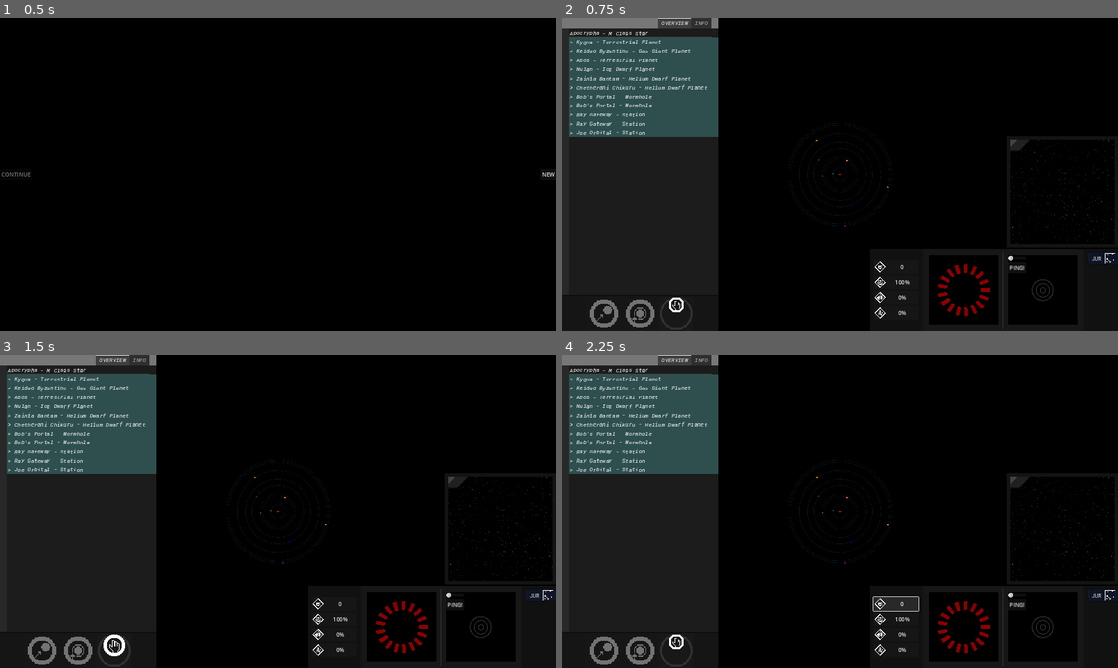
Above: before the commit, frames 1-4 (two rows, left to right).
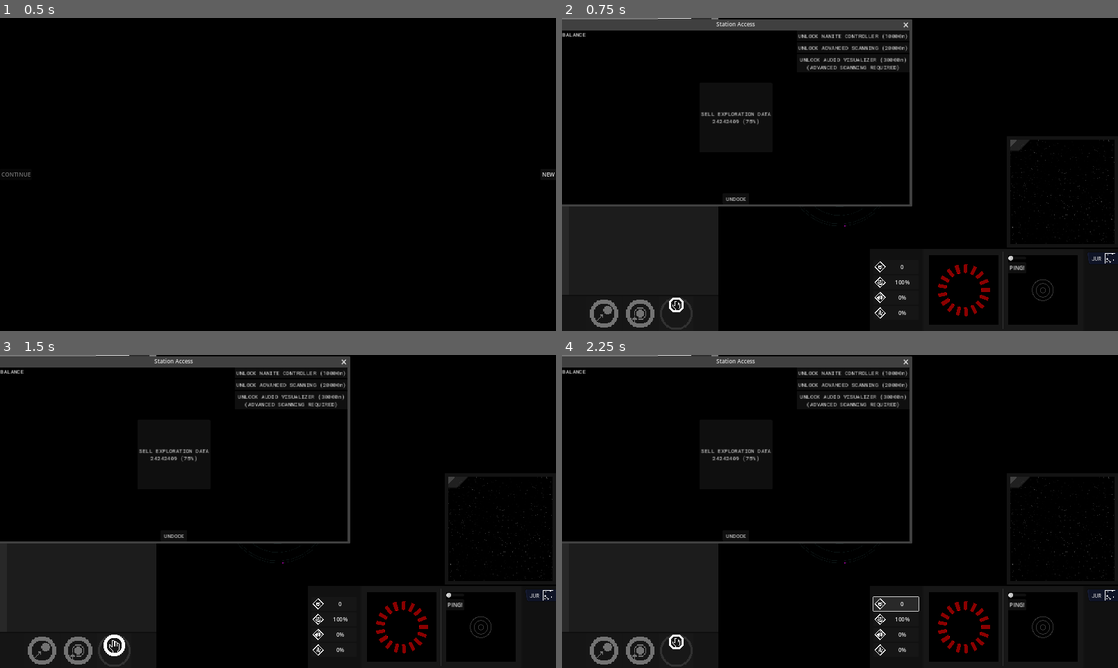
Above: after the commit, the same moments.

Repository: KermitGodFrog/Stellar-Cartography
Game: Godot game, scene res://Scenes/Game Master/gameMaster.tscn
Two runs of this game, one before a commit and one after it. Both use one fixed random seed, a clock stepped at 60 frames per second and the inputs below. Sound files missing from this copy of the repository are replaced by a short silence.
Inputs (mouse positions are in pixels of both pictures, inside the frame that each line leads up to):
- Up to frame 1 (0.5 s): no input
- Up to frame 2 (0.75 s): click "NEW" at 0.5 s
- Up to frame 3 (1.5 s): click (116, 649) at 1.25 s
- Up to frame 4 (2.25 s): click "0" at 2 s

Frame 1 is identical in both runs. In frame 2, 19% of the frame differs, in the area x 0-63%, y 0-61%; in frame 3, 19%; in frame 4, 19%.

Commit message:
Groundwork for the nanite controller upgrade. Can now unlock in stations but does not do anything yet.

Diff:
--- a/Data/playerAPI.gd
+++ b/Data/playerAPI.gd
@@ -32,7 +32,7 @@
 @export var hull_stress: int = 0
 @export var morale: int = 100
 
-enum UPGRADE_ID {ADVANCED_SCANNING, AUDIO_VISUALIZER}
+enum UPGRADE_ID {ADVANCED_SCANNING, AUDIO_VISUALIZER, NANITE_CONTROLLER}
 @export var unlocked_upgrades: Array[UPGRADE_ID] = []
 
 @export var saved_audio_profiles: Array[audioProfileHelper] = []
--- a/Scenes/Station UI/station_ui.gd
+++ b/Scenes/Station UI/station_ui.gd
@@ -20,8 +20,9 @@
 @onready var observed_bodies_list = $save_audio_profiles_control/margin/panel/panel_margin/save_audio_profiles_scroll/observed_bodies_list
 @onready var storage_progress_bar = $save_audio_profiles_control/margin/panel/panel_margin/save_audio_profiles_scroll/storage_progress_bar
 #upgrade buttons
-@onready var unlock_advanced_scanning_button = $upgrade_container/unlock_advanced_scanning_button
+@onready var unlock_advanced_scanning_button = $upgrade_container/unlock_advanced_scanning
 @onready var unlock_audio_visualizer_button = $upgrade_container/unlock_audio_visualizer
+@onready var unlock_nanite_controller_button = $upgrade_container/unlock_nanite_controller
 
 var has_sold_previously: bool = false
 
@@ -82,6 +83,11 @@
 		emit_signal("upgradeShip", playerAPI.UPGRADE_ID.AUDIO_VISUALIZER, 30000)
 	pass
 
+func _on_unlock_nanite_controller_pressed():
+	if station:
+		emit_signal("upgradeShip", playerAPI.UPGRADE_ID.NANITE_CONTROLLER, 10000)
+	pass
+
 func _on_upgrade_state_change(upgrade_idx: playerAPI.UPGRADE_ID, state: bool):
 	match upgrade_idx:
 		playerAPI.UPGRADE_ID.ADVANCED_SCANNING:
@@ -89,13 +95,19 @@
 				true:
 					unlock_advanced_scanning_button.set_text("ADVANCED SCANNING: UNLOCKED")
 				false:
-					unlock_advanced_scanning_button.set_text("ADVANCED SCANNING: 30000c")
+					unlock_advanced_scanning_button.set_text("ADVANCED SCANNING: 30000n")
 		playerAPI.UPGRADE_ID.AUDIO_VISUALIZER:
 			match state:
 				true:
 					unlock_audio_visualizer_button.set_text("AUDIO VISUALIZER: UNLOCKED")
 				false:
-					unlock_audio_visualizer_button.set_text("AUDIO VISUALIZER: 20000c (REQ ADVANCED SCANNING)")
+					unlock_audio_visualizer_button.set_text("AUDIO VISUALIZER: 20000n (REQ ADVANCED SCANNING)")
+		playerAPI.UPGRADE_ID.NANITE_CONTROLLER:
+			match state:
+				true:
+					unlock_nanite_controller_button.set_text("NANITE CONTROLLER: UNLOCKED")
+				false:
+					unlock_nanite_controller_button.set_text("NANITE CONTROLLER: 10000n")
 		var error:
 			print(str("STATION UI: ERROR: BUTTON TEXT CHANGE FOR UPGRADE IDX ", error, "NOT CONFIGURED!"))
 	pass
--- a/Scenes/Station UI/station_ui.tscn
+++ b/Scenes/Station UI/station_ui.tscn
@@ -17,7 +17,6 @@
 title = "Station Access"
 position = Vector2i(0, 36)
 size = Vector2i(1000, 500)
-visible = false
 always_on_top = true
 
 [node name="station_control" type="Control" parent="." groups=["FOLLOW_UPGRADE_STATE"]]
@@ -76,13 +75,17 @@
 offset_bottom = 40.0
 grow_horizontal = 0
 
-[node name="unlock_advanced_scanning_button" type="Button" parent="station_control/upgrade_container"]
-layout_mode = 2
-text = "UNLOCK ADVANCED SCANNING (20000c)"
+[node name="unlock_nanite_controller" type="Button" parent="station_control/upgrade_container"]
+layout_mode = 2
+text = "UNLOCK NANITE CONTROLLER (10000n)"
+
+[node name="unlock_advanced_scanning" type="Button" parent="station_control/upgrade_container"]
+layout_mode = 2
+text = "UNLOCK ADVANCED SCANNING (20000n)"
 
 [node name="unlock_audio_visualizer" type="Button" parent="station_control/upgrade_container"]
 layout_mode = 2
-text = "UNLOCK AUDIO VISUALIZER (30000c)
+text = "UNLOCK AUDIO VISUALIZER (30000n)
 (ADVANCED SCANNING REQUIRED)"
 
 [node name="save_audio_profiles_control" type="Control" parent="station_control"]
@@ -199,7 +202,8 @@
 
 [connection signal="pressed" from="station_control/sell_data_button" to="station_control" method="_on_sell_data_button_pressed"]
 [connection signal="pressed" from="station_control/undock_button" to="station_control" method="_on_undock_button_pressed"]
-[connection signal="pressed" from="station_control/upgrade_container/unlock_advanced_scanning_button" to="station_control" method="_on_unlock_advanced_scanning_button_pressed"]
+[connection signal="pressed" from="station_control/upgrade_container/unlock_nanite_controller" to="station_control" method="_on_unlock_nanite_controller_pressed"]
+[connection signal="pressed" from="station_control/upgrade_container/unlock_advanced_scanning" to="station_control" method="_on_unlock_advanced_scanning_button_pressed"]
 [connection signal="pressed" from="station_control/upgrade_container/unlock_audio_visualizer" to="station_control" method="_on_unlock_audio_visualizer_pressed"]
 [connection signal="item_clicked" from="station_control/save_audio_profiles_control/margin/panel/panel_margin/save_audi …(189 unchanged characters)…
 [connection signal="pressed" from="station_control/save_audio_profiles_control/margin/panel/panel_margin/save_audio_profiles_scroll/finished_button" to="station_control" method="_on_finished_button_pressed"]
